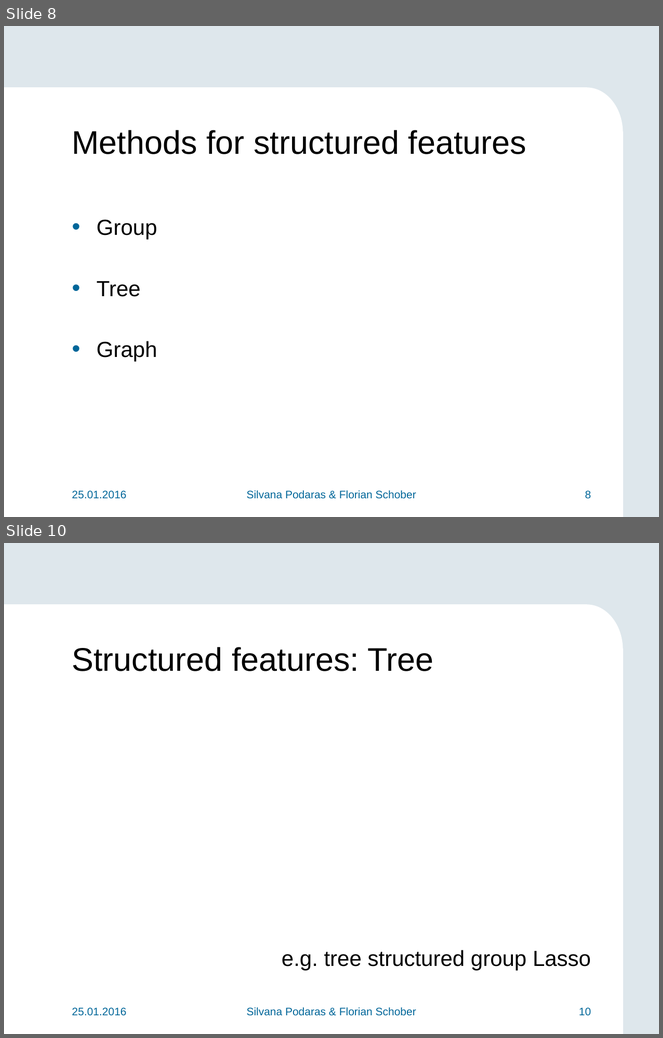
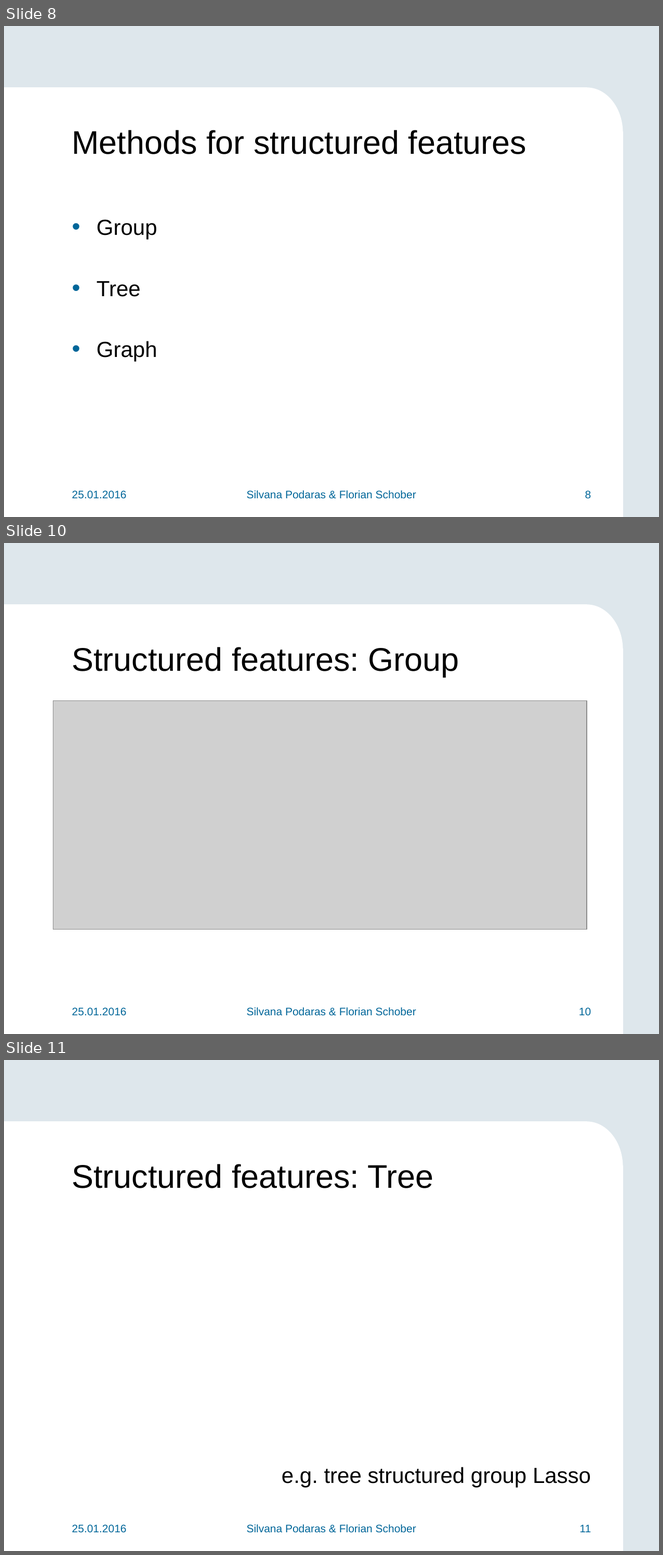
Before and after one commit to teretrus/VisSeminar, a slide deck: presentation/Flo.pptx. Shown one above the other, each under a label of ours: slides 8 and 10 before the commit, slides 8, 10 and 11 after it; the slides between them are not shown. The pictures are 663x1038 and 663x1555 pixels, drawn with LibreOffice and Linux fonts; fonts in the diff are those of the drawing; grey boxes stand for pictures; background and template pictures are left out. Boxes give left, top, right and bottom in pixels: in the first picture for what was removed or moved away, otherwise in the second. Text is boxed around its words. In the diff, an @@ line names an element or a change of style, - is before the commit and + after.

```diff
--- a/presentation/Flo.pptx
+++ b/presentation/Flo.pptx
@@ slide 10 added at (x1=4, y1=543, x2=659, y2=1034), background #DEE7EC; not listed: 3 template elements that a slide beside it also shows @@
@@ title added at (x1=72, y1=647, x2=460, y2=677), 36 pt, text #000000 @@
+Structured features: Group
@@ picture added at (x1=53, y1=701, x2=587, y2=929) @@
@@ text added at (x1=72, y1=1008, x2=127, y2=1016), 12 pt, text #006699 @@
+25.01.2016
@@ text added at (x1=247, y1=1007, x2=416, y2=1016), 12 pt, text #006699 @@
+Silvana Podaras & Florian Schober
@@ page number added at (x1=579, y1=1008, x2=591, y2=1016), 12 pt, text #006699 @@
+10
@@ what was slide 10 is now slide 11 @@
@@ page number at (x1=580, y1=1525, x2=591, y2=1533): text changed @@
-10
+11
```
Also in this commit, not shown: 3 slides changed, 1 other slide added, 3 other files.
